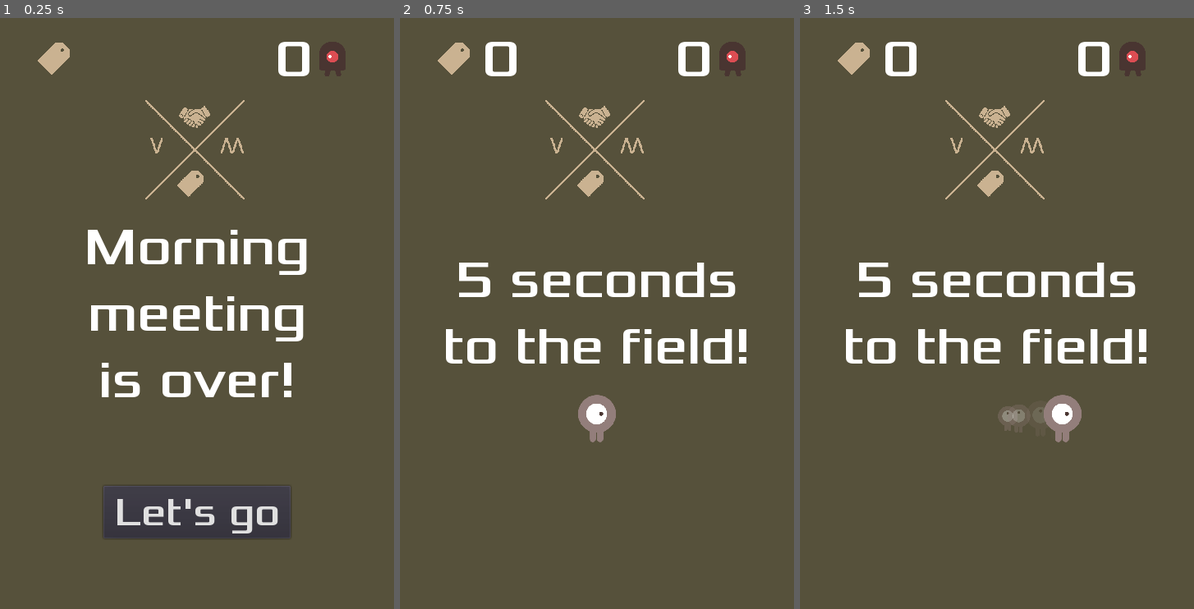
Above: before the commit, frames 1-3 (left to right).
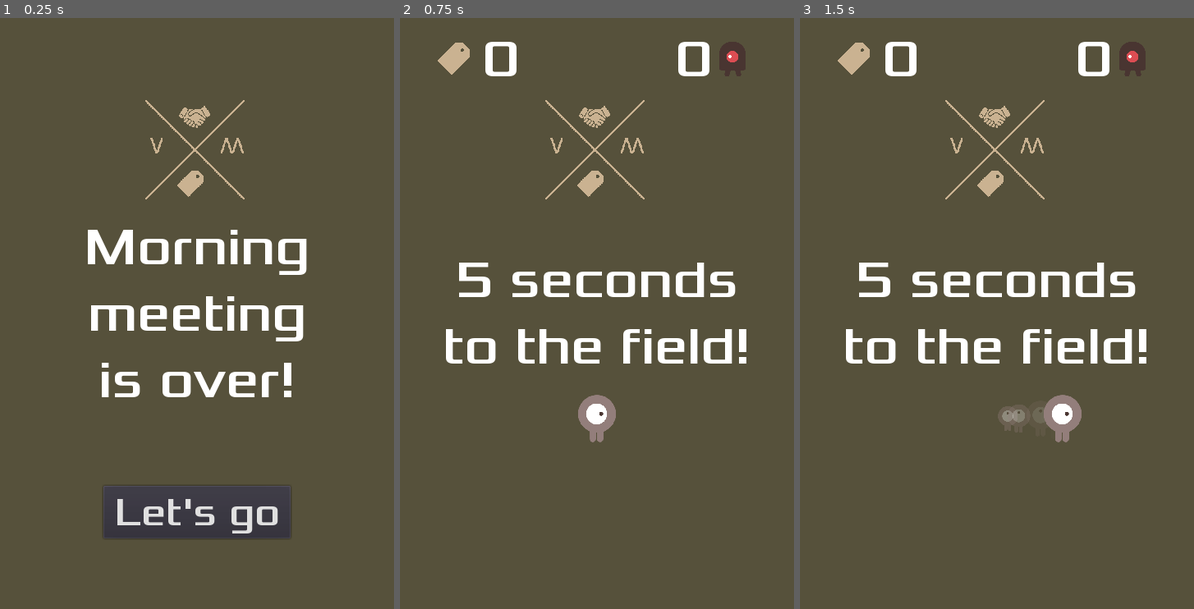
Above: after the commit, the same moments.

Repository: xbilliebobx/Dodge-The-Creeps-Public
Game: Godot game, scene res://Main.tscn
Same seed, same stepped clock (60 frames per second), same inputs: the game is played once before the commit and once after it.
Inputs:
- Up to frame 1 (0.25 s): no input
- Up to frame 2 (0.75 s): click "Let's go" at 0.5 s
- Up to frame 3 (1.5 s): tap Enter at 1.25 s; hold Right (ui_right) from 1.28 s (still down)

The runs differ from the first frame. In frame 1, 0.9% of the frame differs, in the area x 9-88%, y 4-10%; in frame 2, nothing differs; in frame 3, nothing differs.

Commit message:
export testing

Diff:
--- a/HUD.gd
+++ b/HUD.gd
@@ -4,9 +4,15 @@
 
 func _ready() -> void:
 	$ScoreLabel.hide()
+	$MobLabel.hide()
+	$ScoreTag.hide()
+	$ScoreMob.hide()
 
-func show_label():
+func show_labels():
 	$ScoreLabel.show()
+	$MobLabel.show()
+	$ScoreTag.show()
+	$ScoreMob.show()
 
 func show_message(text):
 	$MessageLabel.text = text
--- a/HUD.tscn
+++ b/HUD.tscn
@@ -108,6 +108,6 @@
 scale = Vector2( 0.34262, 0.34262 )
 texture = ExtResource( 3 )
 flip_v = true
-[connection signal="pressed" from="StartButton" to="." method="show_label"]
+[connection signal="pressed" from="StartButton" to="." method="show_labels"]
 [connection signal="pressed" from="StartButton" to="." method="_on_StartButton_pressed"]
 [connection signal="timeout" from="MessageTimer" to="." method="_on_MessageTimer_timeout"]
--- a/Main.gd
+++ b/Main.gd
@@ -10,13 +10,13 @@
 
 func new_game():
 	score = 0
+	$HUD.update_score(score)
 	mobscore = 0
+	$HUD.update_mobscore(mobscore)
 	$Player.start($StartPosition.position)
+	$HUD.show_message("5 seconds\nto the field!")
+	$ThemeSong.play()
 	$StartTimer.start()
-	$HUD.show_message("5 seconds\nto the field!")
-	$HUD.update_score(score)
-	$HUD.update_mobscore(mobscore)
-	$ThemeSong.play()
 
 func game_over() -> void:
 	$ScoreTimer.stop()
@@ -38,7 +38,7 @@
 #func _on_ScoreTimer_timeout() -> void:
 #	score += 1
 #	$HUD.update_score(score)
-# ScoreTimer tijdelijk link heb ik gedisconnect vanwege errors, zolang code niet gebruikt wordt.
+# ScoreTimer link heb ik tijdelijk gedisconnect vanwege errors, zolang code niet gebruikt wordt.
 
 func _on_MobTimer_timeout() -> void:
 	$MobPath/MobSpawnLocation.set_offset(randi())
Not shown, changed: export_presets.cfg
Binary file changed: icon.png
Not shown, added: 5 Second to the Field!.exe
Not shown, added: 5 Second to the Field!.pck
Not shown, changed: Dodge The Creeps.exe
Not shown, removed: Dodge The Creeps.pck
Not shown, changed: Dodge The Creeps.zip
Not shown, added: rcedit-x64.exe
